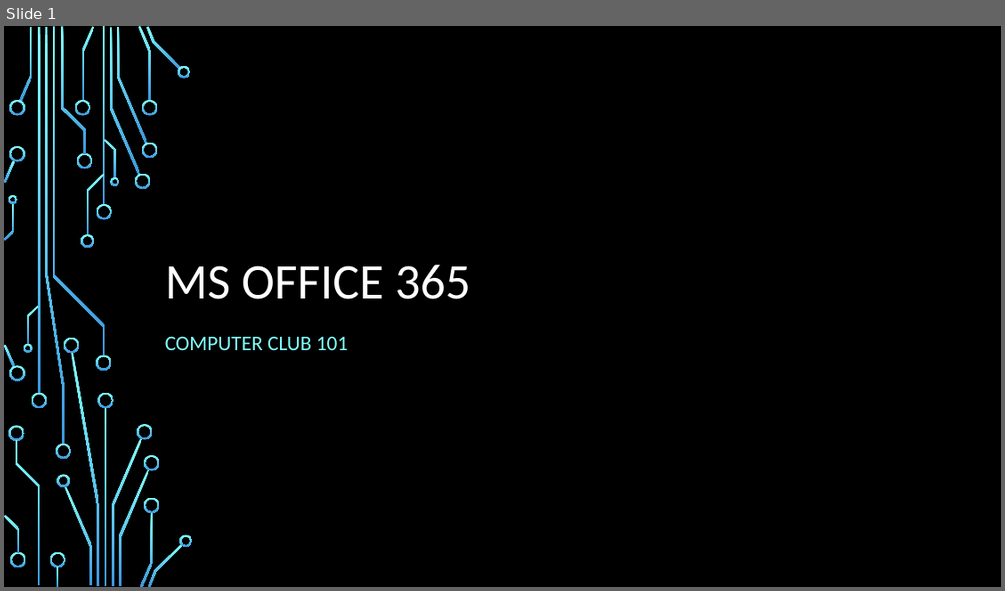
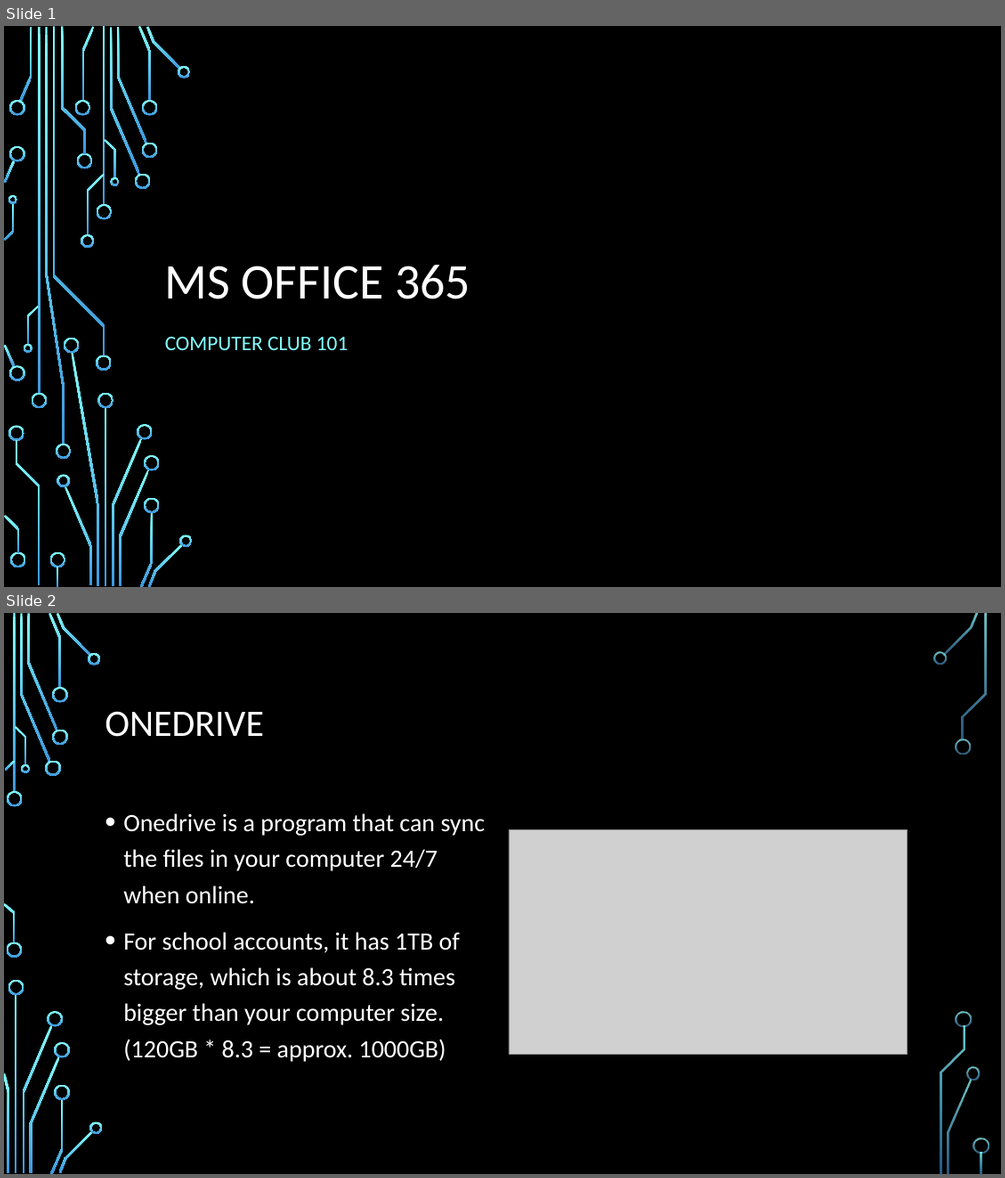
Before and after one commit to HIS-Computer-Club/MSOffice, a slide deck: MSOffice.pptx. Shown one above the other, each under a label of ours: slide 1 before the commit, slides 1 and 2 after it. The pictures are 1005x591 and 1005x1178 pixels, drawn with LibreOffice and Linux fonts; fonts in the diff are those of the drawing; grey boxes stand for pictures; background and template pictures are left out. Boxes give left, top, right and bottom in pixels: in the first picture for what was removed or moved away, otherwise in the second. Text is boxed around its words. In the diff, an @@ line names an element or a change of style, - is before the commit and + after.

Commit message:
Onedrive Usage

```diff
--- a/MSOffice.pptx
+++ b/MSOffice.pptx
@@ slide 2 added at (4,613,1001,1174), background picture (left out) @@
@@ title added at (105,711,264,737), 36 pt, text #FFFFFF @@
+ONEDRIVE
@@ text added at (123,813,485,1062), 24 pt, text #FFFFFF @@
+• Onedrive is a program that can sync the files in your computer 24/7 when online.
+• For school accounts, it has 1TB of storage, which is about 8.3 times bigger than your computer size. (120GB * 8.3 = approx. 1000GB)
@@ picture added at (509,830,907,1054) @@
@@ group added at (4,613,989,1174): 33 freeform shapes, 3 rectangles @@
```
Also in this commit, not shown: 5 other slides added.
